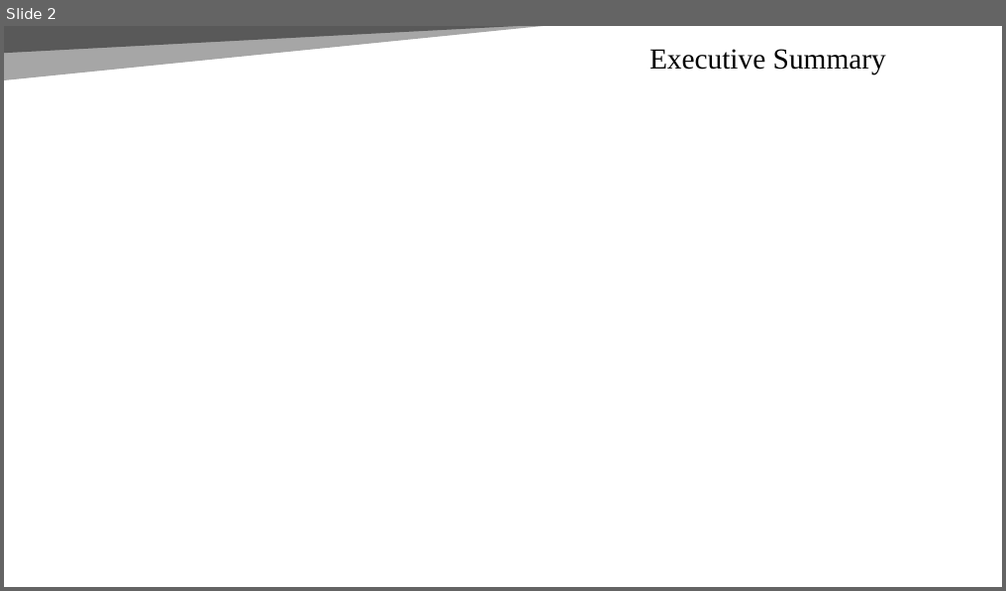
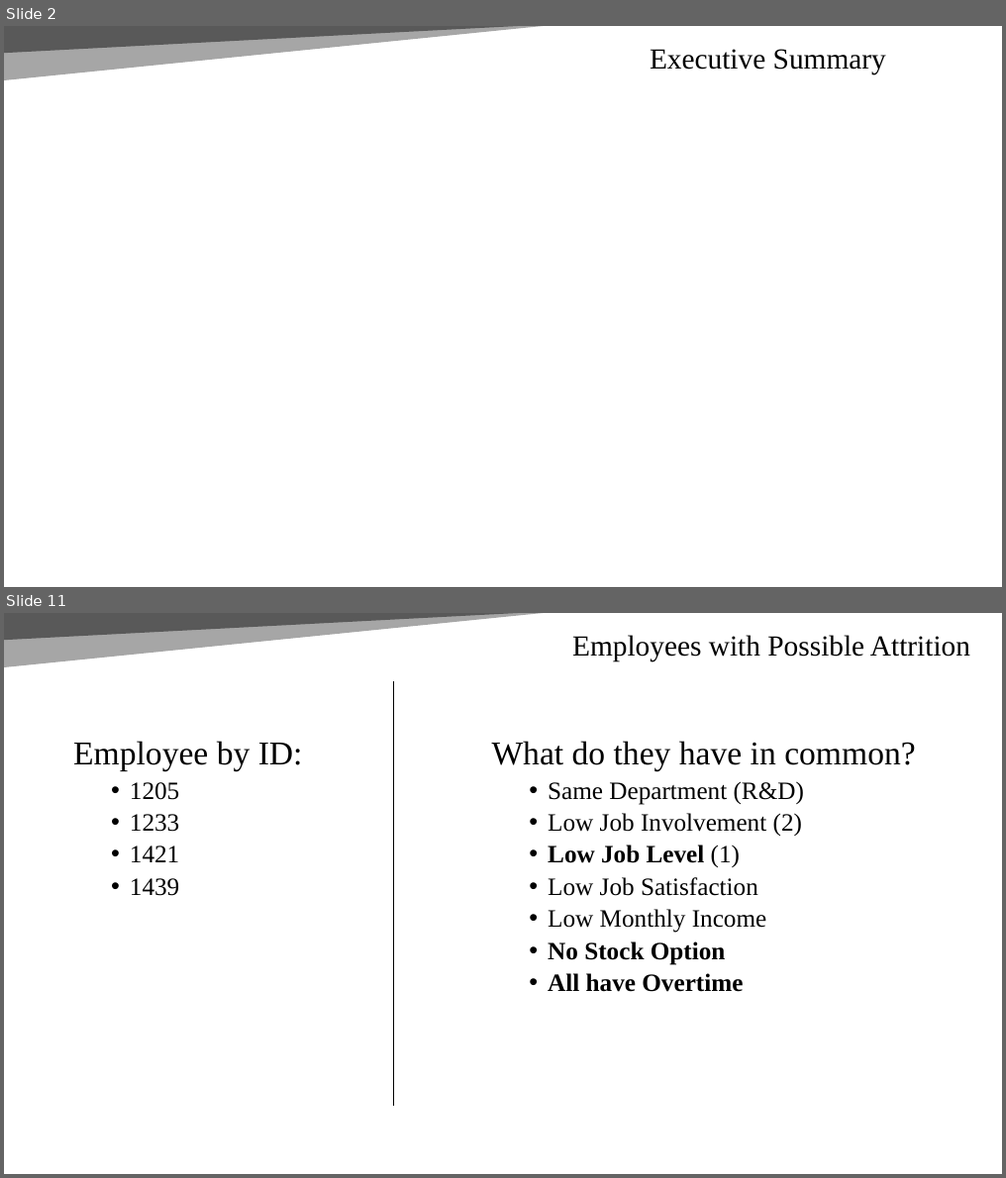
Before and after one commit to Abillelatus/CaseStudy2DDS, a slide deck: CaseStudy2DDS.pptx. Shown one above the other, each under a label of ours: slide 2 before the commit, slides 2 and 11 after it; the slides between them are not shown. The pictures are 1006x591 and 1006x1178 pixels, drawn with LibreOffice and Linux fonts; fonts in the diff are those of the drawing. Boxes give left, top, right and bottom in pixels: in the first picture for what was removed or moved away, otherwise in the second. Text is boxed around its words. In the diff, an @@ line names an element or a change of style, - is before the commit and + after.

```diff
--- a/CaseStudy2DDS.pptx
+++ b/CaseStudy2DDS.pptx
@@ slide 11 added at bbox=[4, 613, 1002, 1174], background #FFFFFF; not listed: 2 template elements that a slide beside it also shows @@
@@ title added at bbox=[572, 635, 970, 662], 28 pt, text #000000 @@
+Employees with Possible Attrition
@@ line added from (394, 681) to (394, 1106), #000000 0.5 pt @@
@@ text added at bbox=[73, 741, 303, 896], 24 pt, text #000000 @@
+Employee by ID:
+  • 1205
+  • 1233
+  • 1421
+  • 1439
@@ text added at bbox=[492, 741, 915, 992], 24 pt, text #000000 @@
+What do they have in common?
+  • Same Department (R&D)
+  • Low Job Involvement (2)
+  • Low Job Level (1)
+  • Low Job Satisfaction
+  • Low Monthly Income
+  • No Stock Option
+  • All have Overtime
```
Also in this commit, not shown: 9 other slides added, 4 other files.
